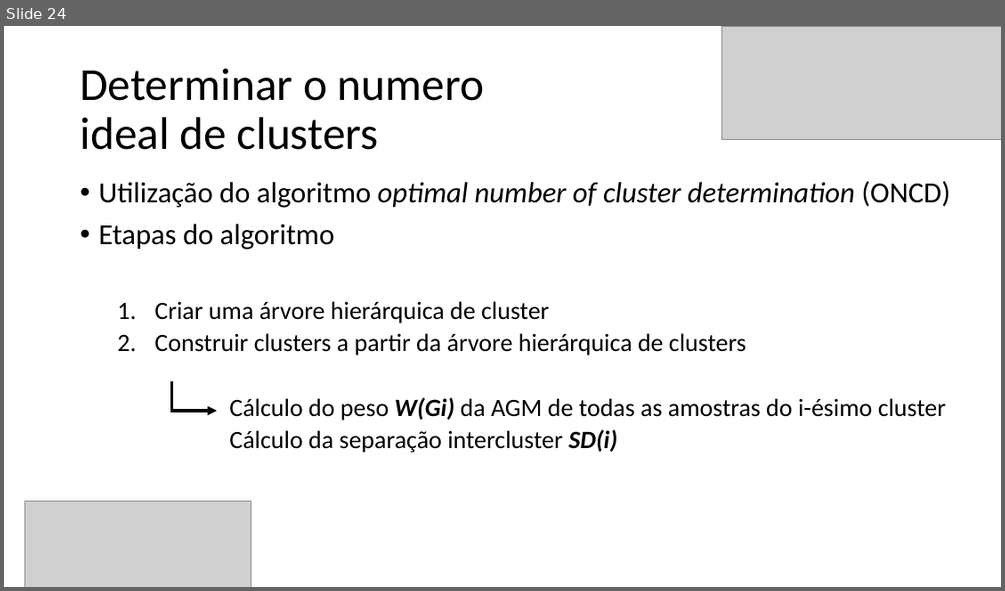
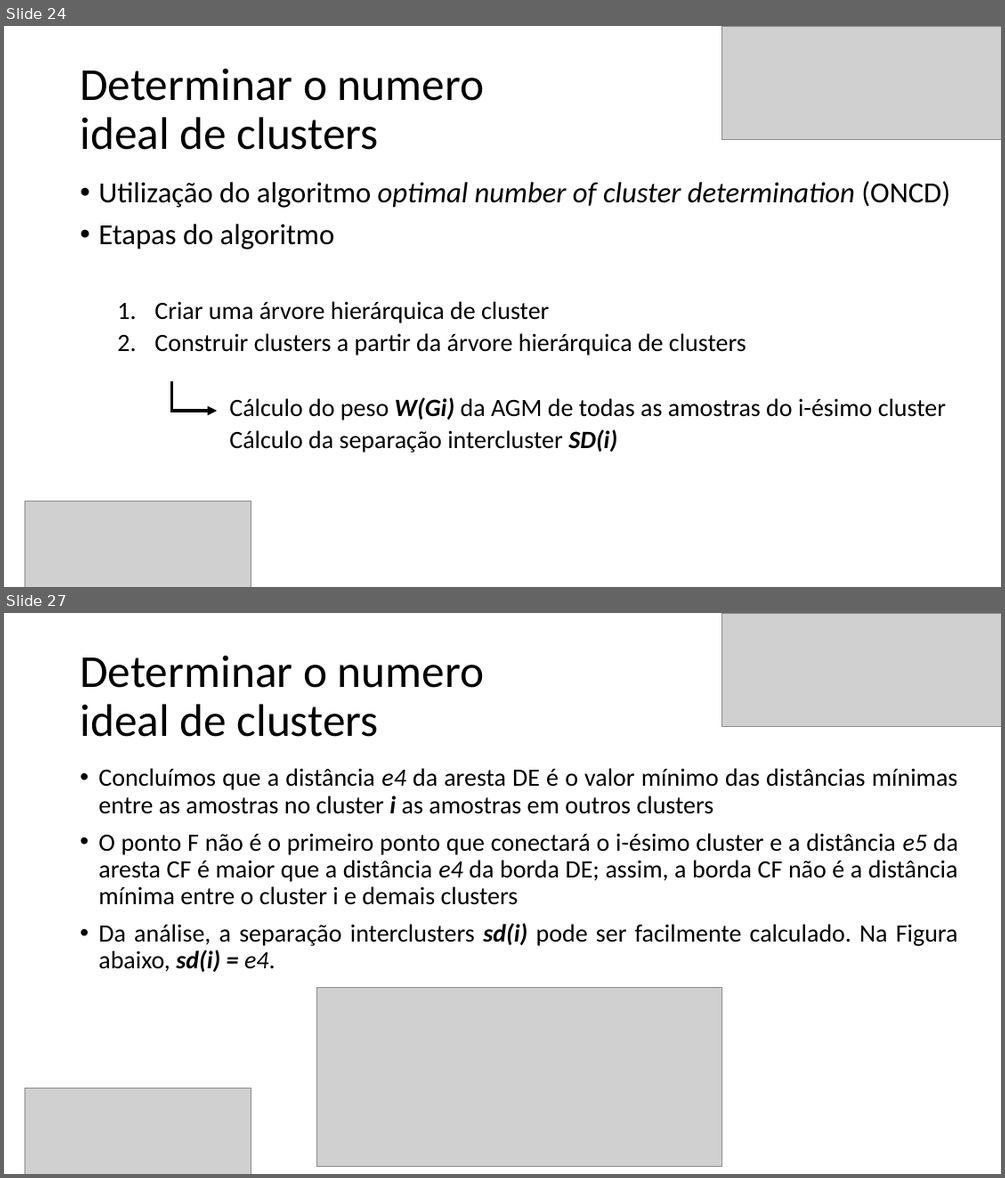
Before and after one commit to Marcio-Salmazo/PRT_Agrupamento, a slide deck: Seminario/optimal clusters - SLIDES.pptx. Shown one above the other, each under a label of ours: slide 24 before the commit, slides 24 and 27 after it; the slides between them are not shown. The pictures are 1005x591 and 1005x1178 pixels, drawn with LibreOffice and Linux fonts; fonts in the diff are those of the drawing; grey boxes stand for pictures. Boxes give left, top, right and bottom in pixels: in the first picture for what was removed or moved away, otherwise in the second. Text is boxed around its words. In the diff, an @@ line names an element or a change of style, - is before the commit and + after.

```diff
--- a/Seminario/optimal clusters - SLIDES.pptx
+++ b/Seminario/optimal clusters - SLIDES.pptx
@@ slide 27 added at [4,613,1001,1174], background #FFFFFF @@
@@ picture added at [722,613,1001,727] @@
@@ title added at [80,655,484,737], 44 pt, text #000000 @@
+Determinar o numero
+ideal de clusters
@@ text added at [98,768,958,972], 24 pt, text #000000 @@
+• Concluímos que a distância e4 da aresta DE é o valor mínimo das distâncias mínimas entre as amostras no cluster i as amostras em outros clusters
+• O ponto F não é o primeiro ponto que conectará o i-ésimo cluster e a distância e5 da aresta CF é maior que a distância e4 da borda DE; assim, a borda CF não é a distância mínima entre o cluster i e demais clusters
+• Da análise, a separação interclusters sd(i) pode ser facilmente calculado. Na Figura abaixo, sd(i) = e4.
@@ picture added at [316,988,722,1167] @@
@@ picture added at [25,1088,251,1174] @@
```
Also in this commit, not shown: 5 other slides added.
